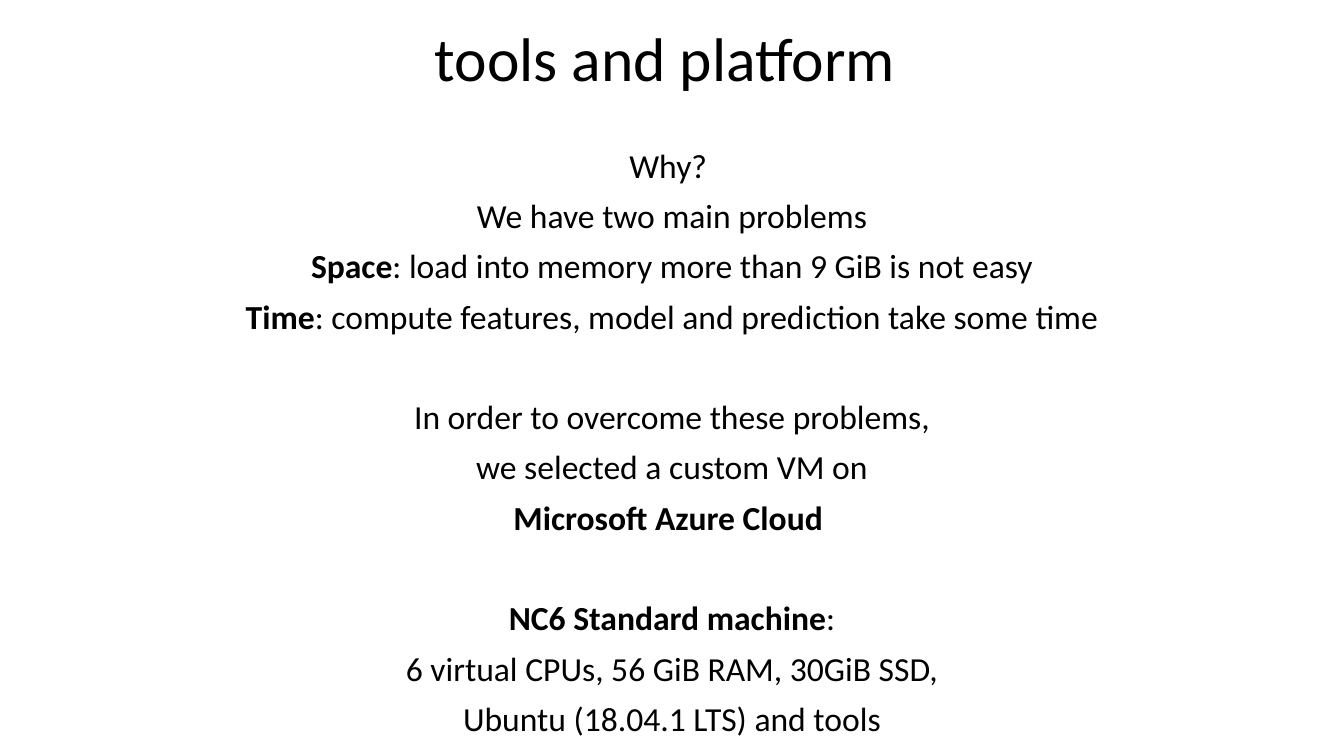
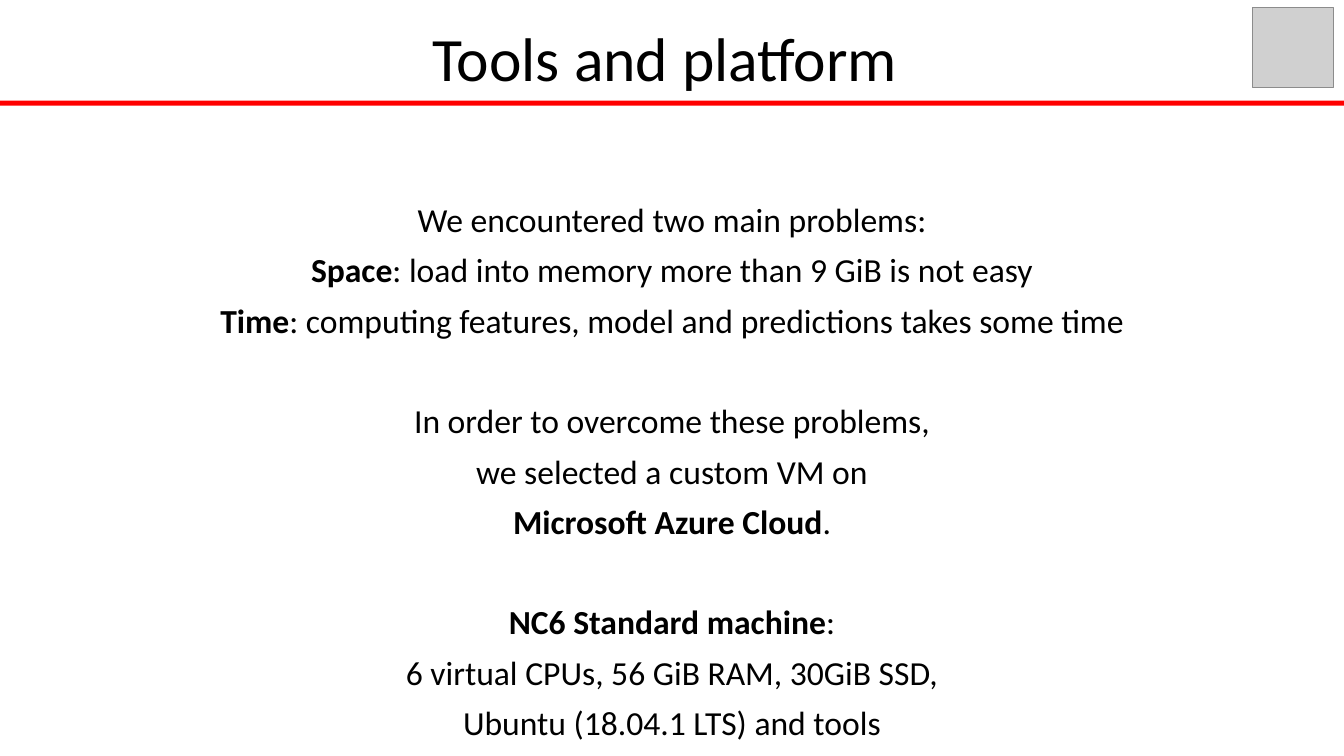
Before and after one commit to GiusTemp/kaggleunibo, a slide deck: slide 14 of slides/earthquakePrediction.pptx. Drawn at 1344x756 pixels with LibreOffice and Linux fonts; fonts in the diff are those of the drawing; grey boxes stand for pictures; background and template pictures are left out. Boxes give left, top, right and bottom in pixels: in the first picture for what was removed or moved away, otherwise in the second. Text is boxed around its words. In the diff, an @@ line names an element or a change of style, - is before the commit and + after.

```diff
--- a/slides/earthquakePrediction.pptx
+++ b/slides/earthquakePrediction.pptx
@@ picture added at [1253,7,1334,88] @@
@@ text at [432,38,897,91]: text changed @@
-tools and platform
+Tools and platform
@@ rectangle added at [0,101,1344,106], fill #FF0000 @@
@@ text at [418,208,927,238]: text changed @@
-Why?
-We have two main problems
+We encountered two main problems:
@@ text at [220,309,1123,339]: text changed @@
-Time: compute features, model and prediction take some time
+Time: computing features, model and predictions takes some time
@@ text at [513,510,831,535]: text changed @@
-Microsoft Azure Cloud
+Microsoft Azure Cloud.
```
Also in this commit, not shown: 14 other slides changed.
